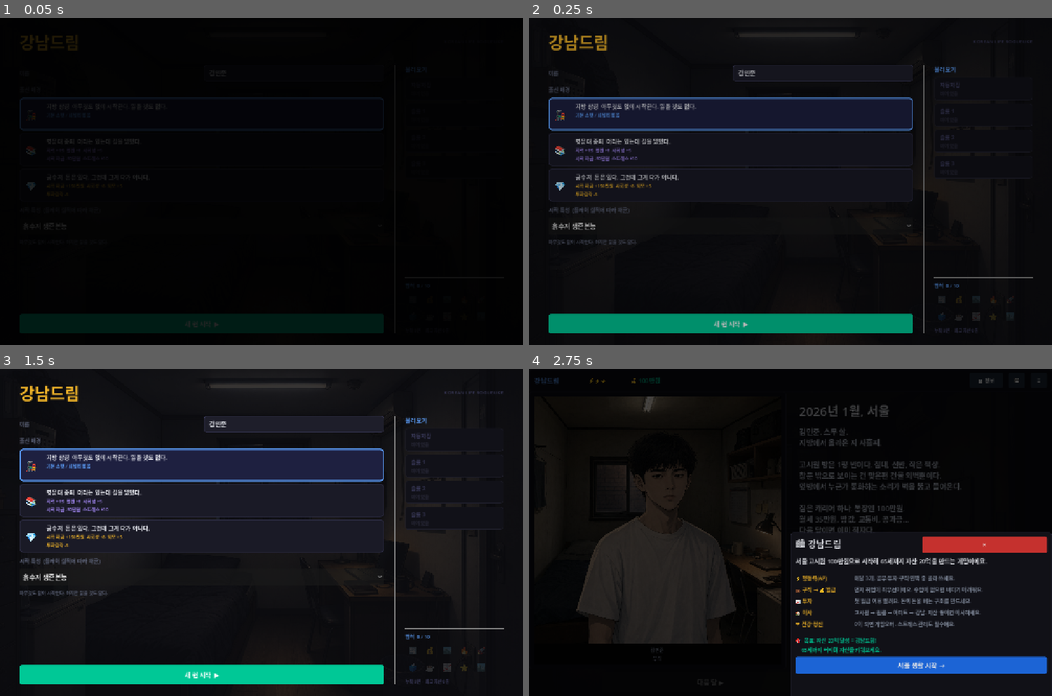
Above: before the commit, frames 1-4 (two rows, left to right).
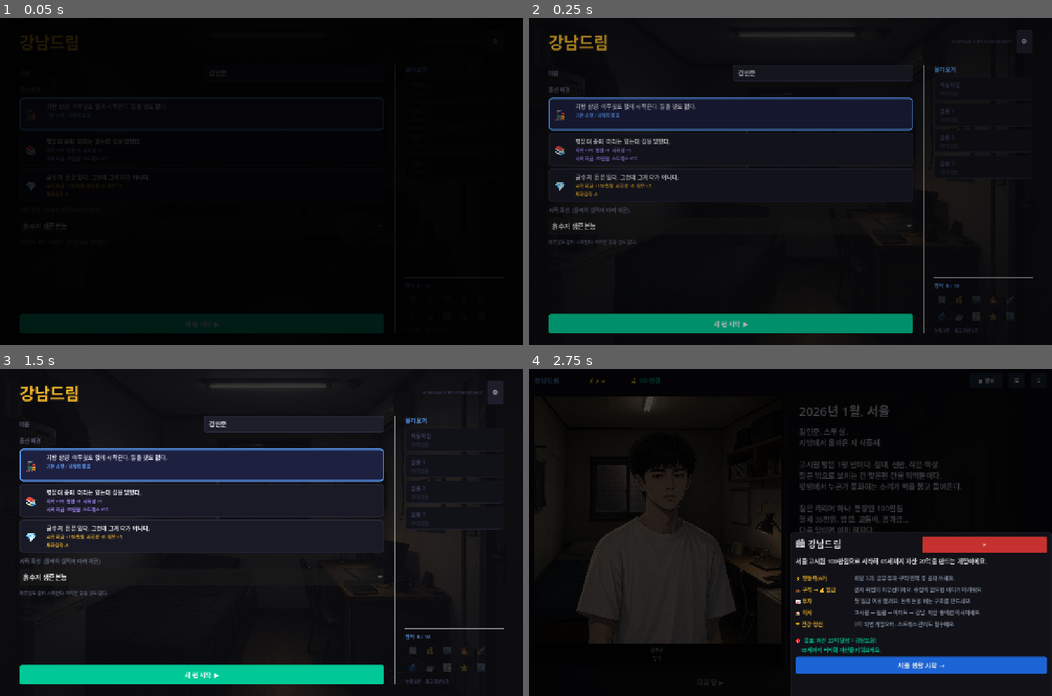
Above: after the commit, the same moments.

Repository: junheeleee/GangnamDream
Game: Godot game, scene res://scenes/StartMenu.tscn
Two runs of this game, one before a commit and one after it. Both use one fixed random seed, a clock stepped at 60 frames per second and the inputs below.
Inputs (mouse positions are in pixels of both pictures, inside the frame that each line leads up to):
- Up to frame 1 (0.05 s): no input
- Up to frame 2 (0.25 s): no input
- Up to frame 3 (1.5 s): click (496, 391) at 0.5 s, where only the run after the commit has a clickable "⚙"; click (329, 604) at 1.25 s, where only the run after the commit has a clickable "닫기"
- Up to frame 4 (2.75 s): click "새 런 시작 ▶" at 2 s

The runs differ from the first frame. In frame 1, less than 0.1% of the frame differs, in the area x 94-95%, y 7-8%; in frame 2, less than 0.1%; in frame 3, 0.2%, in the area x 81-97%, y 3-11%; in frame 4, nothing differs.

Commit message:
feat P3-5: BGM/SFX 볼륨 설정 UI 추가 (≡ 메뉴 + 시작화면 ⚙️ 버튼)

Diff:
--- a/autoloads/AudioManager.gd
+++ b/autoloads/AudioManager.gd
@@ -1,7 +1,10 @@
 extends Node
+
+const SETTINGS_PATH = "user://gangnam_dream_settings.json"
 
 # 볼륨 설정 (0.0 ~ 1.0)
 var master_volume: float = 0.8
+var bgm_volume: float = 0.25
 var sfx_enabled: bool = true
 
 var _pool: Array[AudioStreamPlayer] = []
@@ -9,6 +12,7 @@
 var _sounds: Dictionary = {}
 
 func _ready():
+	load_settings()
 	for i in range(_POOL_SIZE):
 		var p = AudioStreamPlayer.new()
 		p.bus = "Master"
@@ -16,6 +20,29 @@
 		_pool.append(p)
 	_generate_sounds()
 	_connect_signals()
+
+func load_settings():
+	if FileAccess.file_exists(SETTINGS_PATH):
+		var parsed = JSON.parse_string(FileAccess.get_file_as_string(SETTINGS_PATH))
+		if parsed is Dictionary:
+			master_volume = float(parsed.get("sfx_volume", 0.8))
+			bgm_volume    = float(parsed.get("bgm_volume", 0.25))
+
+func save_settings():
+	var file = FileAccess.open(SETTINGS_PATH, FileAccess.WRITE)
+	file.store_string(JSON.stringify({
+		"sfx_volume": master_volume,
+		"bgm_volume": bgm_volume,
+	}))
+
+func set_sfx_volume(v: float):
+	master_volume = clampf(v, 0.0, 1.0)
+	save_settings()
+
+func set_bgm_volume(v: float):
+	bgm_volume = clampf(v, 0.0, 1.0)
+	BGMPlayer.apply_volume(bgm_volume)
+	save_settings()
 
 func _connect_signals():
 	GameState.money_changed.connect(_on_money_changed)
--- a/autoloads/BGMPlayer.gd
+++ b/autoloads/BGMPlayer.gd
@@ -17,6 +17,9 @@
 	_player.volume_db = _db(volume)
 
 func start():
+	# AudioManager가 먼저 로드되므로 저장된 bgm_volume 적용
+	volume = AudioManager.bgm_volume
+	_player.volume_db = _db(volume)
 	_player.play()
 
 func stop():
@@ -25,6 +28,10 @@
 func toggle():
 	if _player.playing: stop()
 	else: start()
+
+func apply_volume(v: float):
+	volume = clampf(v, 0.0, 1.0)
+	_player.volume_db = _db(volume)
 
 func _db(v: float) -> float:
 	return -80.0 if v < 0.001 else 20.0 * log(v) / log(10.0)
--- a/scenes/MainGame.gd
+++ b/scenes/MainGame.gd
@@ -1325,12 +1325,12 @@
 
 func _open_system_menu():
 	_open_modal("≡ 시스템")
-	var lbl = Label.new()
-	lbl.text = "저장 후 이동하거나 게임을 종료합니다."
-	lbl.add_theme_font_size_override("font_size", 13)
-	lbl.add_theme_color_override("font_color", Color("#8892a4"))
-	lbl.autowrap_mode = TextServer.AUTOWRAP_WORD_SMART
-	modal_body.add_child(lbl)
+
+	_build_volume_sliders(modal_body)
+
+	var sep = HSeparator.new()
+	sep.modulate = Color("#2a2a3a")
+	modal_body.add_child(sep)
 
 	var menu_btn2 = _button("🏠  메인 메뉴로", "#1e3a5f")
 	menu_btn2.pressed.connect(_go_to_menu)
@@ -1346,6 +1346,38 @@
 	var cancel_btn = _button("✕  취소", "#2a2a3a")
 	cancel_btn.pressed.connect(_close_modal)
 	modal_body.add_child(cancel_btn)
+
+func _build_volume_sliders(parent: Control):
+	var _make_row = func(label_text: String, init_val: float, on_change: Callable):
+		var row = HBoxContainer.new()
+		row.add_theme_constant_override("separation", 10)
+		parent.add_child(row)
+		var lbl = Label.new()
+		lbl.text = label_text
+		lbl.add_theme_font_size_override("font_size", 13)
+		lbl.add_theme_color_override("font_color", Color("#8892a4"))
+		lbl.custom_minimum_size = Vector2(48, 0)
+		row.add_child(lbl)
+		var slider = HSlider.new()
+		slider.min_value = 0.0
+		slider.max_value = 1.0
+		slider.step = 0.05
+		slider.value = init_val
+		slider.size_flags_horizontal = Control.SIZE_EXPAND_FILL
+		slider.custom_minimum_size = Vector2(0, 24)
+		slider.value_changed.connect(on_change)
+		row.add_child(slider)
+		var pct = Label.new()
+		pct.text = "%d%%" % int(init_val * 100)
+		pct.add_theme_font_size_override("font_size", 12)
+		pct.add_theme_color_override("font_color", Color("#5a6075"))
+		pct.custom_minimum_size = Vector2(36, 0)
+		pct.horizontal_alignment = HORIZONTAL_ALIGNMENT_RIGHT
+		row.add_child(pct)
+		slider.value_changed.connect(func(v): pct.text = "%d%%" % int(v * 100))
+
+	_make_row.call("🎵 BGM", AudioManager.bgm_volume, func(v): AudioManager.set_bgm_volume(v))
+	_make_row.call("🔊 SFX", AudioManager.master_volume, func(v): AudioManager.set_sfx_volume(v))
 
 func _go_to_menu():
 	SaveManager.autosave()
--- a/scenes/StartMenu.gd
+++ b/scenes/StartMenu.gd
@@ -37,6 +37,7 @@
 var trait_option: OptionButton
 var trait_desc_label: Label
 var slot_container: VBoxContainer
+var _settings_overlay: ColorRect
 
 func _ready():
 	_build_ui()
@@ -83,6 +84,11 @@
 	title_lbl.size_flags_horizontal = Control.SIZE_EXPAND_FILL
 	title_row.add_child(title_lbl)
 	title_row.add_child(_label("KOREAN LIFE ROGUELIKE", 12, "#3a3a5a", HORIZONTAL_ALIGNMENT_RIGHT))
+	var settings_btn = _button("⚙", "#1e1e2a")
+	settings_btn.custom_minimum_size = Vector2(40, 36)
+	settings_btn.size_flags_horizontal = Control.SIZE_SHRINK_END
+	settings_btn.pressed.connect(_open_settings_popup)
+	title_row.add_child(settings_btn)
 
 	root.add_child(_sep())
 
@@ -545,6 +551,85 @@
 
 	return outer
 
+func _open_settings_popup():
+	if _settings_overlay and is_instance_valid(_settings_overlay):
+		_settings_overlay.queue_free()
+
+	_settings_overlay = ColorRect.new()
+	_settings_overlay.color = Color(0, 0, 0, 0.7)
+	_settings_overlay.set_anchors_preset(Control.PRESET_FULL_RECT)
+	_settings_overlay.mouse_filter = Control.MOUSE_FILTER_STOP
+	add_child(_settings_overlay)
+
+	var panel = PanelContainer.new()
+	panel.custom_minimum_size = Vector2(340, 0)
+	panel.set_anchors_preset(Control.PRESET_CENTER)
+	var pst = StyleBoxFlat.new()
+	pst.bg_color = Color("#13131f")
+	pst.border_color = Color("#2a2a40")
+	pst.set_border_width_all(1)
+	pst.set_corner_radius_all(10)
+	pst.content_margin_left = 24
+	pst.content_margin_right = 24
+	pst.content_margin_top = 20
+	pst.content_margin_bottom = 20
+	panel.add_theme_stylebox_override("panel", pst)
+	_settings_overlay.add_child(panel)
+
+	var vbox = VBoxContainer.new()
+	vbox.add_theme_constant_override("separation", 14)
+	panel.add_child(vbox)
+
+	var title = Label.new()
+	title.text = "⚙️ 설정"
+	title.add_theme_font_size_override("font_size", 16)
+	title.add_theme_color_override("font_color", Color("#e8eaf0"))
+	vbox.add_child(title)
+
+	var sep = HSeparator.new()
+	sep.modulate = Color("#2a2a3a")
+	vbox.add_child(sep)
+
+	_build_volume_sliders_menu(vbox)
+
+	var close_btn = _button("닫기", "#1e2a3a")
+	close_btn.pressed.connect(func(): _settings_overlay.queue_free())
+	vbox.add_child(close_btn)
+
+func _build_volume_sliders_menu(parent: Control):
+	var _make_row = func(label_text: String, init_val: float, on_change: Callable):
+		var row = HBoxContainer.new()
+		row.add_theme_constant_override("separation", 10)
+		parent.add_child(row)
+		var lbl = Label.new()
+		lbl.text = label_text
+		lbl.add_theme_font_size_override("font_size", 13)
+		lbl.add_theme_color_override("font_color", Color("#8892a4"))
+		lbl.custom_minimum_size = Vector2(48, 0)
+		row.add_child(lbl)
+		var slider = HSlider.new()
+		slider.min_value = 0.0
+		slider.max_value = 1.0
+		slider.step = 0.05
+		slider.value = init_val
+		slider.size_flags_horizontal = Control.SIZE_EXPAND_FILL
+		slider.custom_minimum_size = Vector2(0, 24)
+		row.add_child(slider)
+		var pct = Label.new()
+		pct.text = "%d%%" % int(init_val * 100)
+		pct.add_theme_font_size_override("font_size", 12)
+		pct.add_theme_color_override("font_color", Color("#5a6075"))
+		pct.custom_minimum_size = Vector2(36, 0)
+		pct.horizontal_alignment = HORIZONTAL_ALIGNMENT_RIGHT
+		row.add_child(pct)
+		slider.value_changed.connect(func(v):
+			pct.text = "%d%%" % int(v * 100)
+			on_change.call(v)
+		)
+
+	_make_row.call("🎵 BGM", AudioManager.bgm_volume, func(v): AudioManager.set_bgm_volume(v))
+	_make_row.call("🔊 SFX", AudioManager.master_volume, func(v): AudioManager.set_sfx_volume(v))
+
 func _format_money(amount) -> String:
 	if abs(amount) >= 100_000_000:
 		return "%.1f억원" % (amount / 100_000_000.0)
